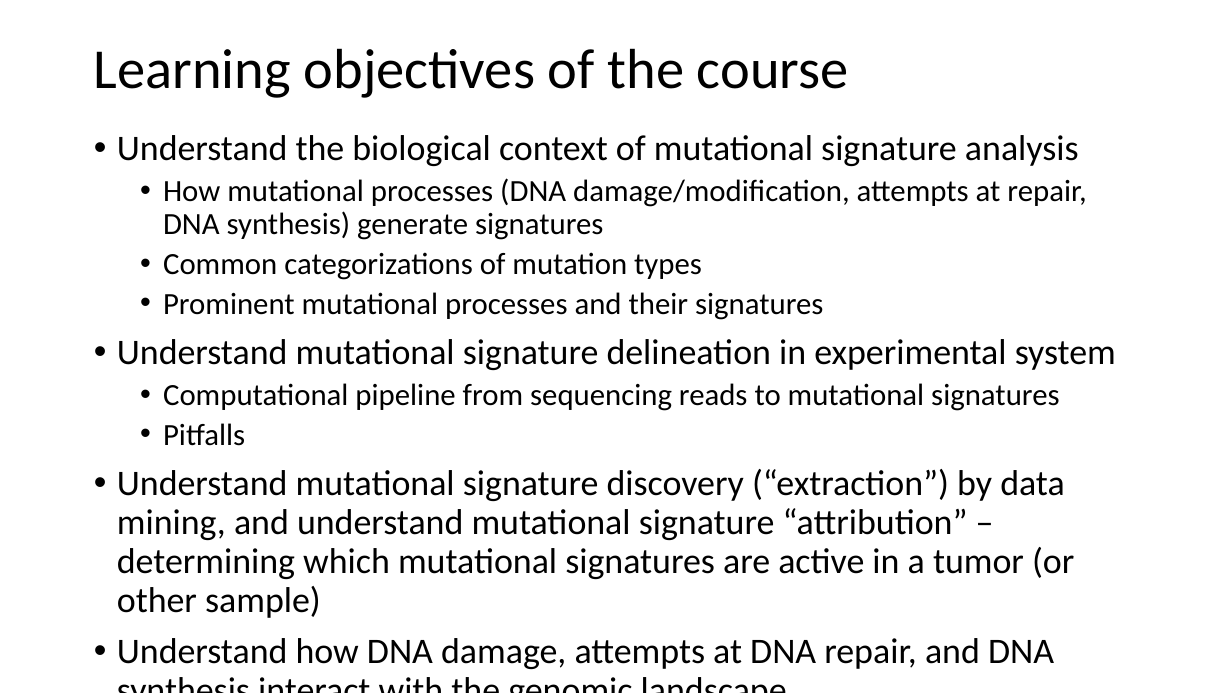
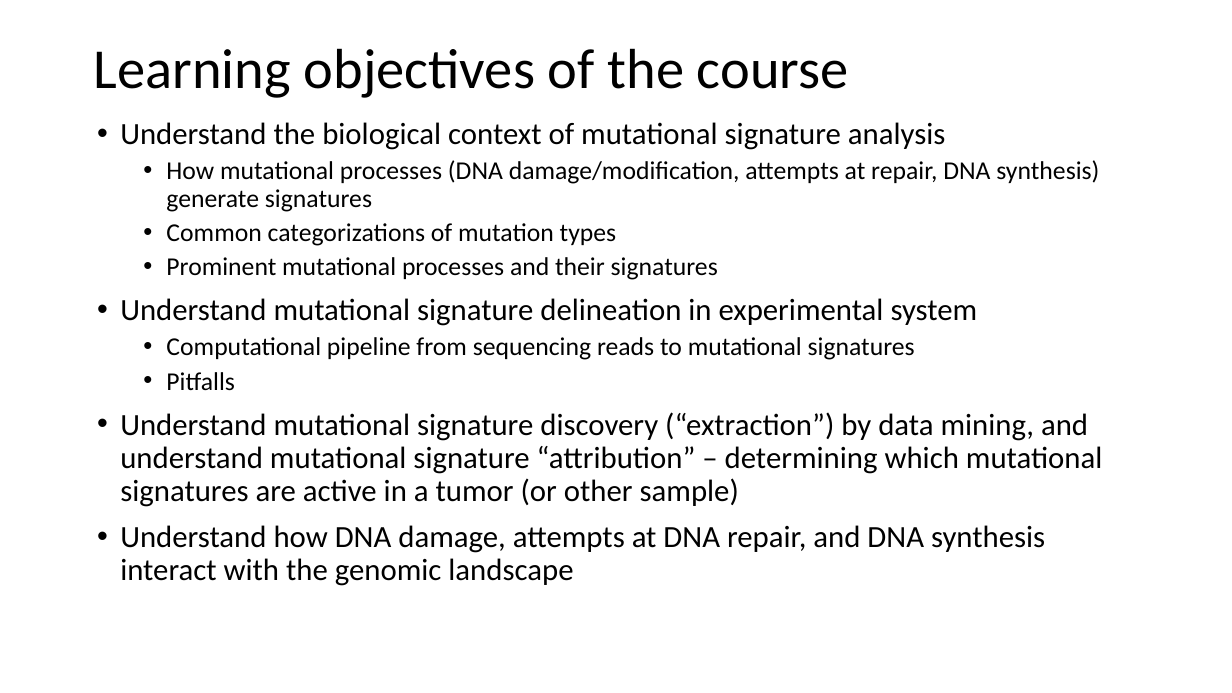
Before and after one commit to steverozen/ISMB.mutsig.tutorial, a slide deck: slide 2 of Tut1.Lecture.0.short.intro.pptx. Drawn at 1232x693 pixels with LibreOffice and Linux fonts; fonts in the diff are those of the drawing. Boxes give left, top, right and bottom in pixels: in the first picture for what was removed or moved away, otherwise in the second. Text is boxed around its words. In the diff, an @@ line names an element or a change of style, - is before the commit and + after.

```diff
--- a/Tut1.Lecture.0.short.intro.pptx
+++ b/Tut1.Lecture.0.short.intro.pptx
@@ text "Understand the biological context of ...": place and size @@
-text "Understand the biological context of ..." at box(117, 135, 1116, 669)
+text "Understand the biological context of ..." at box(120, 122, 1102, 586)
@@ text "Understand the biological context of ..." at box(120, 122, 1102, 586): size 28 to 24 pt in "Understand the biological context of mutational signature ...", "Understand mutational signature delineation in experimental  ...", "Understand mutational signature discovery (“extraction”) by  ...", "Understand how DNA damage, attempts at DNA ..."; size 24 to 20 pt in "How mutational processes (DNA damage/modification, attempts  ...", "Common categorizations of mutation types", "Prominent mutational processes and their signatures", "Computational pipeline from sequencing reads to mutational ..." and 1 more places @@
```
Also in this commit, not shown: 8 other slides changed.
